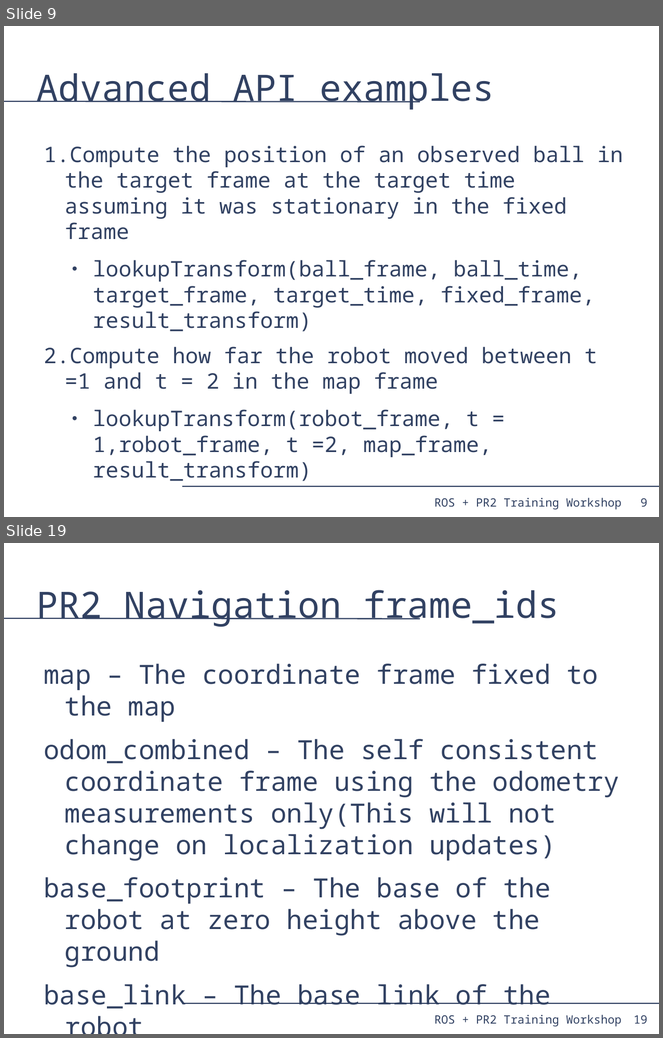
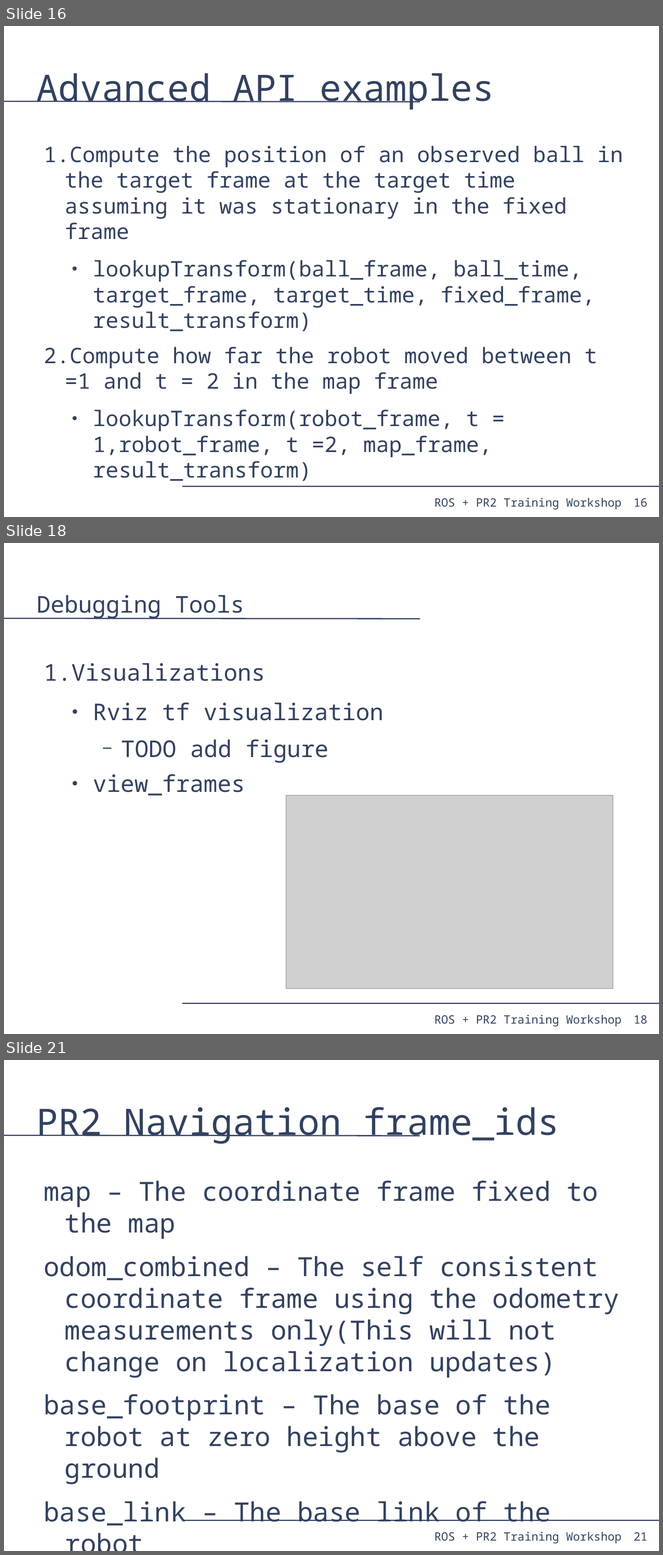
Before and after one commit to PR2/pr2_docs, a slide deck: pr2_training_workshop/tf/tf_training.odp. Shown one above the other, each under a label of ours: slides 9 and 19 before the commit, slides 16, 18 and 21 after it; the slides between them are not shown. The pictures are 663x1038 and 663x1555 pixels, drawn with LibreOffice and Linux fonts; fonts in the diff are those of the drawing; grey boxes stand for pictures. Boxes give left, top, right and bottom in pixels: in the first picture for what was removed or moved away, otherwise in the second. Text is boxed around its words. In the diff, an @@ line names an element or a change of style, - is before the commit and + after.

```diff
--- a/pr2_training_workshop/tf/tf_training.odp
+++ b/pr2_training_workshop/tf/tf_training.odp
@@ slide 18 added at [4,543,659,1034], background #FFFFFF; not listed: 4 template elements that a slide beside it also shows @@
@@ title added at [37,595,244,619], 28 pt, text #314162 @@
+Debugging Tools
@@ text added at [44,663,384,796], 28 pt, text #314162 @@
+1. Visualizations
+  ● Rviz tf visualization
+    − TODO add figure
+  ● view_frames
@@ picture added at [286,796,613,989] @@
@@ what was slide 9 is now slide 16 @@
@@ page number at [634,499,648,507]: text changed @@
-9
+16
@@ what was slide 19 is now slide 21 @@
@@ page number at [634,1533,648,1541]: text changed @@
-19
+21
```
Also in this commit, not shown: 8 slides changed, 5 other slides added, 14 slides removed, 1 other file.
